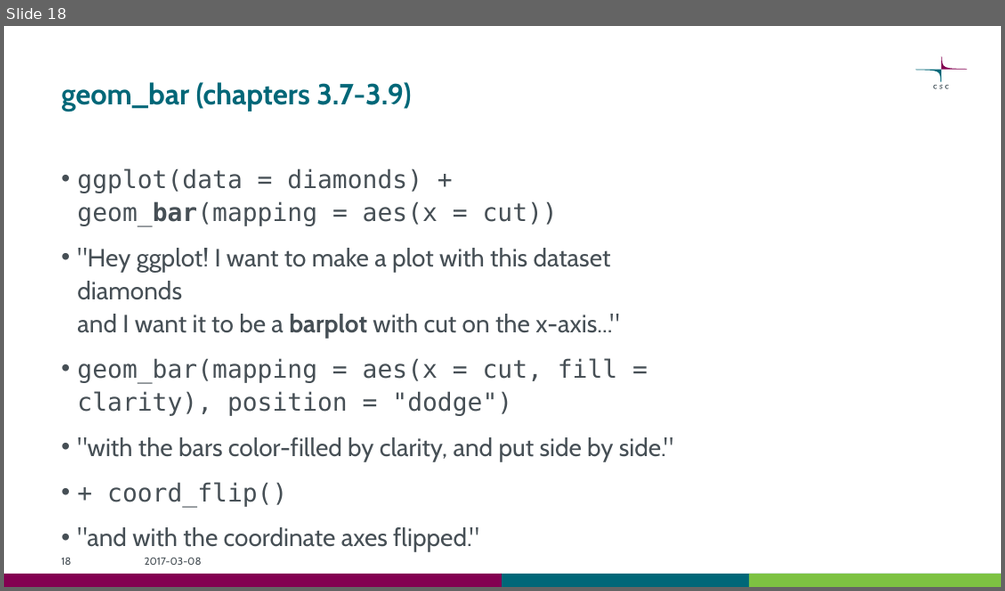
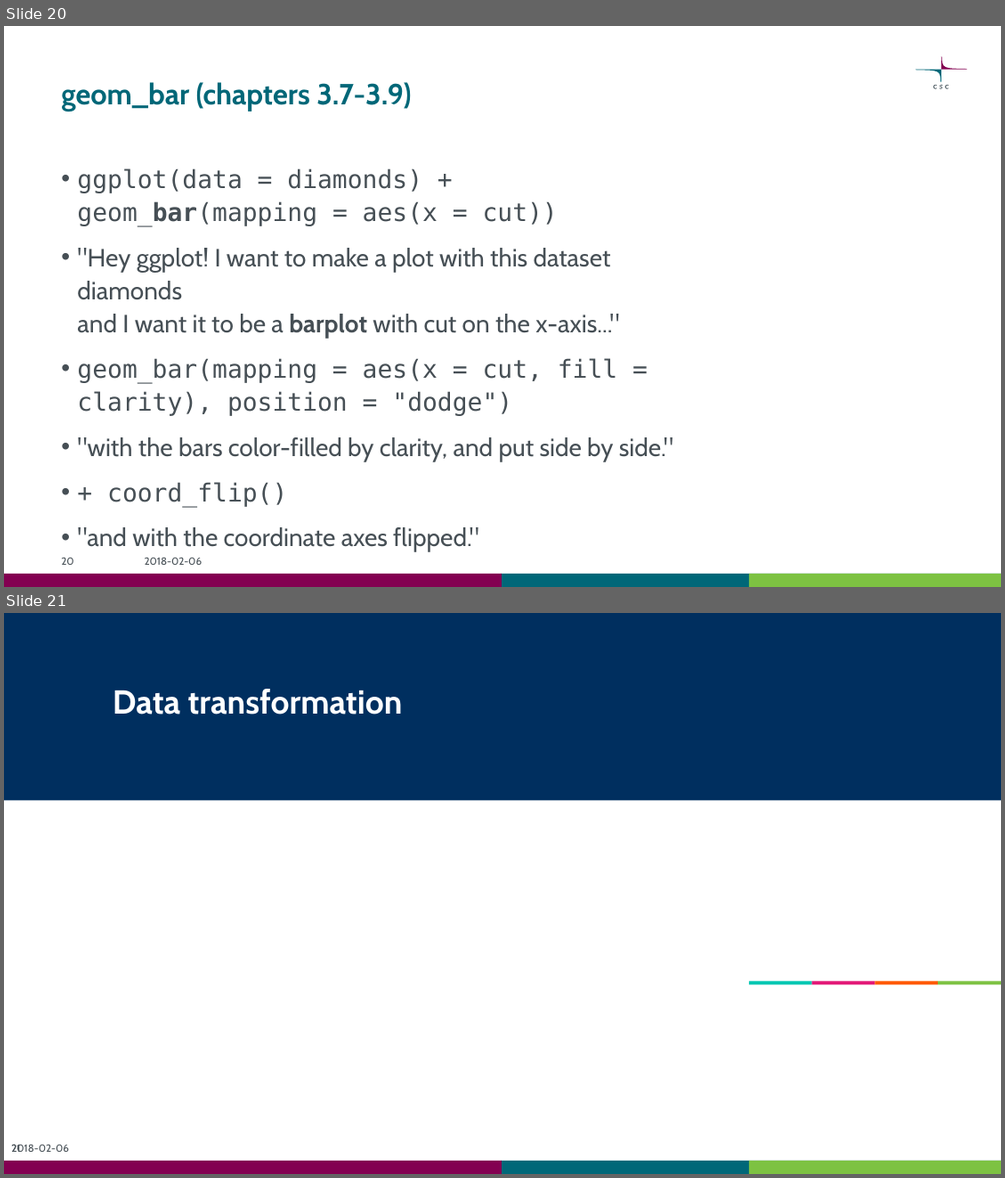
Before and after one commit to csc-training/wrangling-with-R, a slide deck: wrangling_with_r_bio18.pptx. Shown one above the other, each under a label of ours: slide 18 before the commit, slides 20 and 21 after it. The pictures are 1005x591 and 1005x1178 pixels, drawn with LibreOffice and Linux fonts; fonts in the diff are those of the drawing; background and template pictures are left out. Boxes give left, top, right and bottom in pixels: in the first picture for what was removed or moved away, otherwise in the second. Text is boxed around its words. In the diff, an @@ line names an element or a change of style, - is before the commit and + after.

```diff
--- a/wrangling_with_r_bio18.pptx
+++ b/wrangling_with_r_bio18.pptx
@@ slide 21 added at [4, 613, 1001, 1174], background #FFFFFF; not listed: 3 template elements that a slide beside it also shows @@
@@ rectangle added at [4, 613, 1001, 801], fill #002F5F @@
@@ title added at [113, 689, 403, 714], 32 pt, text #FFFFFF, bold @@
+Data transformation
@@ group added at [749, 981, 1001, 985]: 4 rectangles @@
@@ text added at [11, 1143, 69, 1151], 10 pt, text #465055 @@
+2018-02-06
@@ page number added at [11, 1143, 20, 1151], 10 pt, text #465055 @@
+21
@@ what was slide 18 is now slide 20 @@
@@ slide 20 changed as well @@
@@ page number at [61, 556, 73, 564]: text changed @@
-18
+20
@@ text at [145, 556, 202, 564]: text changed @@
-2017-03-08
+2018-02-06
```
Also in this commit, not shown: 28 other slides changed, 4 other slides added, 6 slides removed, 2 other files.
